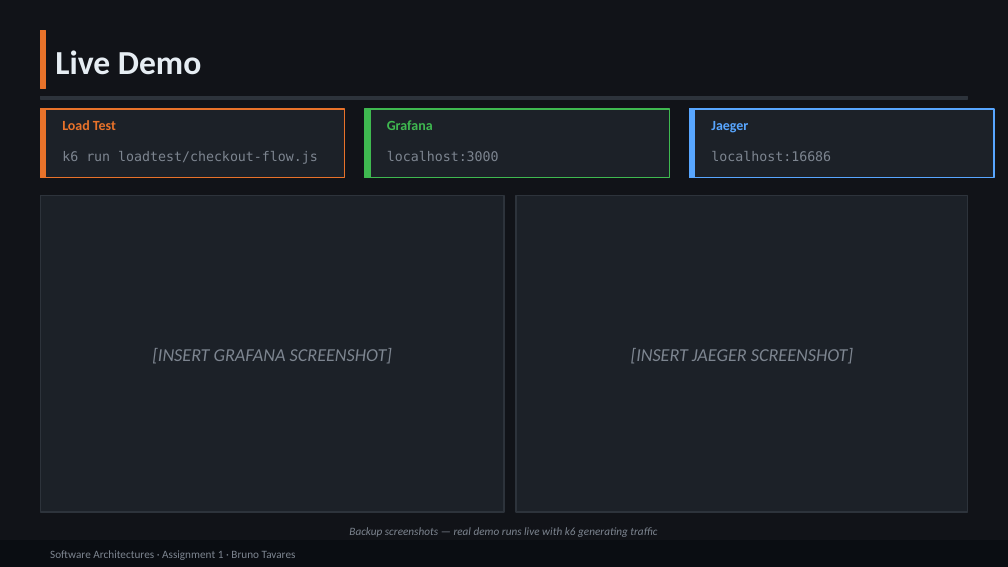
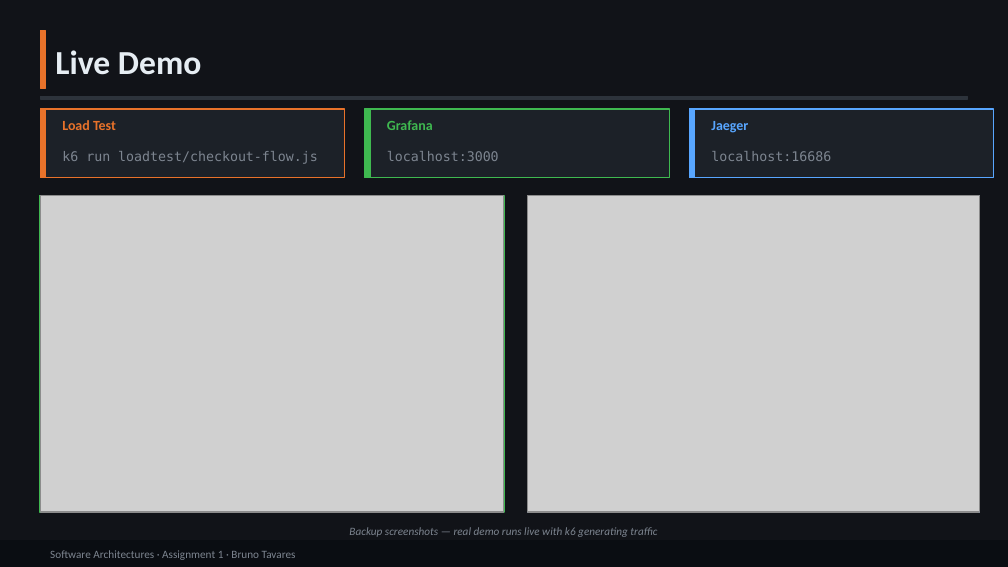
Before and after one commit to brunotavaresz/nopCommerceAS, a slide deck: slide 7 of docs/nopcommerce_otel.pptx. Drawn at 1008x567 pixels with LibreOffice and Linux fonts; fonts in the diff are those of the drawing; grey boxes stand for pictures. Boxes give left, top, right and bottom in pixels: in the first picture for what was removed or moved away, otherwise in the second. Text is boxed around its words. In the diff, an @@ line names an element or a change of style, - is before the commit and + after.

Commit message:
powerpoint grafana trocar

```diff
--- a/docs/nopcommerce_otel.pptx
+++ b/docs/nopcommerce_otel.pptx
@@ rectangle at (39, 196, 504, 512): fill #1C2128 to #0D1117; outline #2D333B 1 pt to #3FB950 1 pt @@
@@ picture added at (40, 196, 504, 512) @@
@@ rectangle: place and size @@
-rectangle at (516, 196, 968, 512)
+rectangle at (528, 196, 980, 512)
@@ rectangle at (528, 196, 980, 512): fill #1C2128 to #0D1117; outline #2D333B 1 pt to #58A6FF 1 pt @@
@@ picture added at (528, 196, 980, 512) @@
@@ text removed at (152, 348, 392, 364) @@
-[INSERT GRAFANA SCREENSHOT]
@@ text removed at (631, 348, 853, 364) @@
-[INSERT JAEGER SCREENSHOT]
```
Also in this commit, not shown: 1 other slide changed, 3 other files.
